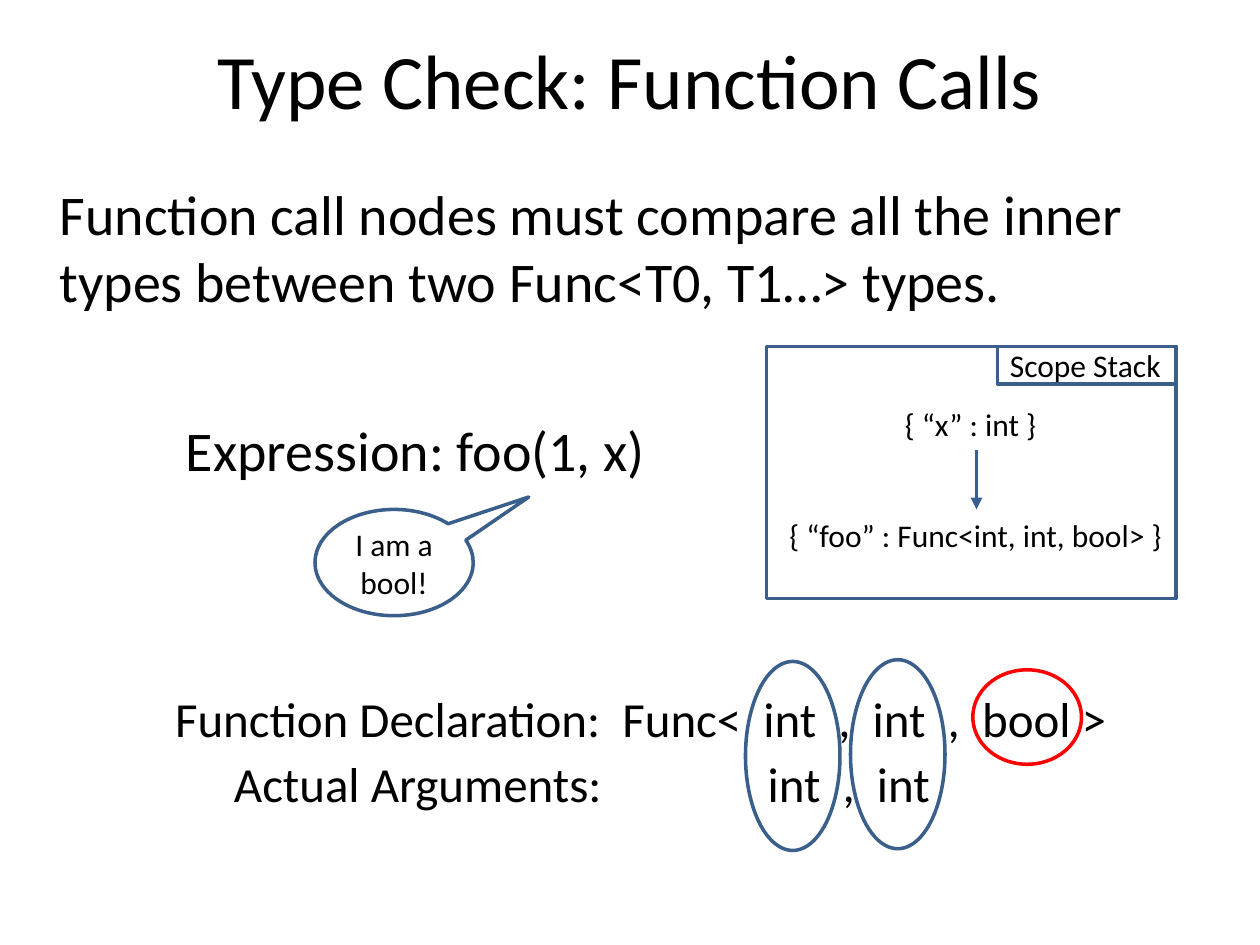
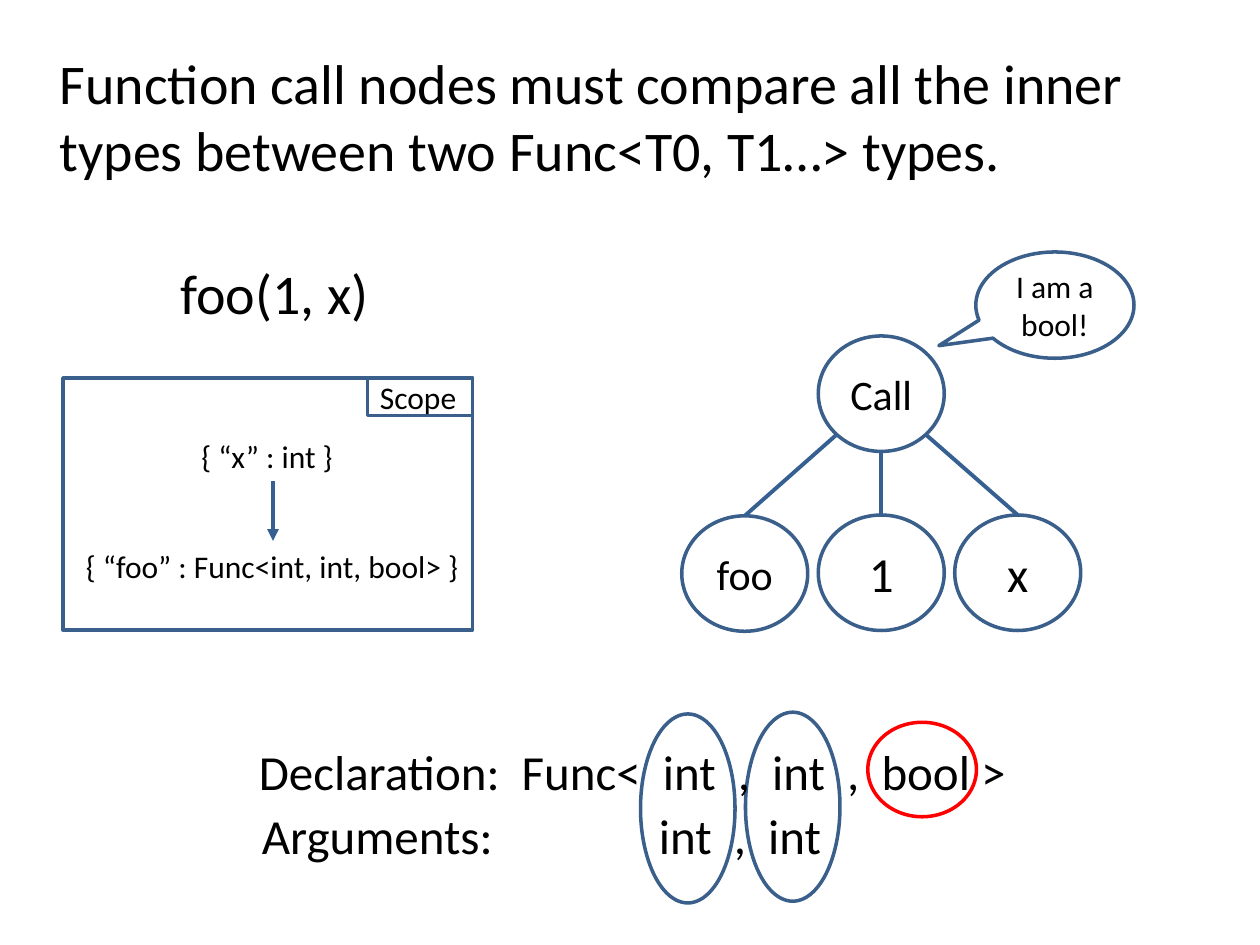
Before and after one commit to plioi/presentations, a slide deck: slide 15 of BuildingALanguage/BuildingALanguage.pptx (slide 14 before the commit). Drawn at 1260x945 pixels with LibreOffice and Linux fonts; fonts in the diff are those of the drawing. Boxes give left, top, right and bottom in pixels: in the first picture for what was removed or moved away, otherwise in the second. Text is boxed around its words. In the diff, an @@ line names an element or a change of style, - is before the commit and + after.

```diff
--- a/BuildingALanguage/BuildingALanguage.pptx
+++ b/BuildingALanguage/BuildingALanguage.pptx
@@ text "Function call nodes must compare ...": place and size @@
-text "Function call nodes must compare ..." at (60, 196, 1122, 311)
+text "Function call nodes must compare ..." at (60, 65, 1122, 180)
@@ title removed at (218, 55, 1041, 122) @@
-Type Check: Function Calls
@@ speech bubble "I am a bool!": place and size @@
-speech bubble "I am a bool!" at (315, 509, 474, 615)
+speech bubble "I am a bool!" at (975, 252, 1134, 358)
@@ speech bubble "I am a bool!" at (975, 252, 1134, 358): proportions changed @@
@@ text at (180, 273, 368, 322): text changed @@
-Expression: foo(1, x)
+foo(1, x)
@@ ellipse added at (818, 336, 944, 452), fill #FFFFFF, outline #3A5F8C 2 pt, 24 pt, text #000000 @@
+Call
@@ rectangle "Scope": place and size @@
-rectangle "Scope" at (998, 346, 1177, 384)
+rectangle "Scope" at (368, 378, 472, 416)
@@ text in rectangle at (380, 388, 456, 416): text changed @@
-Scope Stack
+Scope
@@ line added from (837, 435) to (745, 515), #376092 2.25 pt @@
@@ line added from (926, 435) to (1018, 515), #376092 2.25 pt @@
@@ line added from (881, 451) to (881, 515), #376092 2.25 pt @@
@@ 2 texts, 1 rectangle, 1 arrow: place and size @@
-2 texts, 1 rectangle, 1 arrow at (766, 346, 1176, 598)
+2 texts, 1 rectangle, 1 arrow at (63, 378, 472, 630)
@@ ellipse added at (682, 515, 808, 631), fill #FFFFFF, outline #3A5F8C 2 pt, 24 pt, text #000000 @@
+foo
@@ ellipse added at (818, 515, 944, 631), fill #FFFFFF, outline #3A5F8C 2 pt, 28 pt, text #000000 @@
+1
@@ ellipse added at (955, 515, 1081, 631), fill #FFFFFF, outline #3A5F8C 2 pt, 28 pt, text #000000 @@
+x
@@ 3 ellipses: place and size @@
-3 ellipses at (746, 660, 1081, 850)
+3 ellipses at (640, 712, 976, 903)
@@ text at (259, 750, 970, 802): text changed @@
-Function Declaration: Func< int , int , bool >
+Declaration: Func< int , int , bool >
@@ text at (262, 820, 821, 863): text changed @@
-Actual Arguments: int , int
+Arguments: int , int
```
Also in this commit, not shown: 10 other slides changed, 2 slides added, 1 slide removed.
